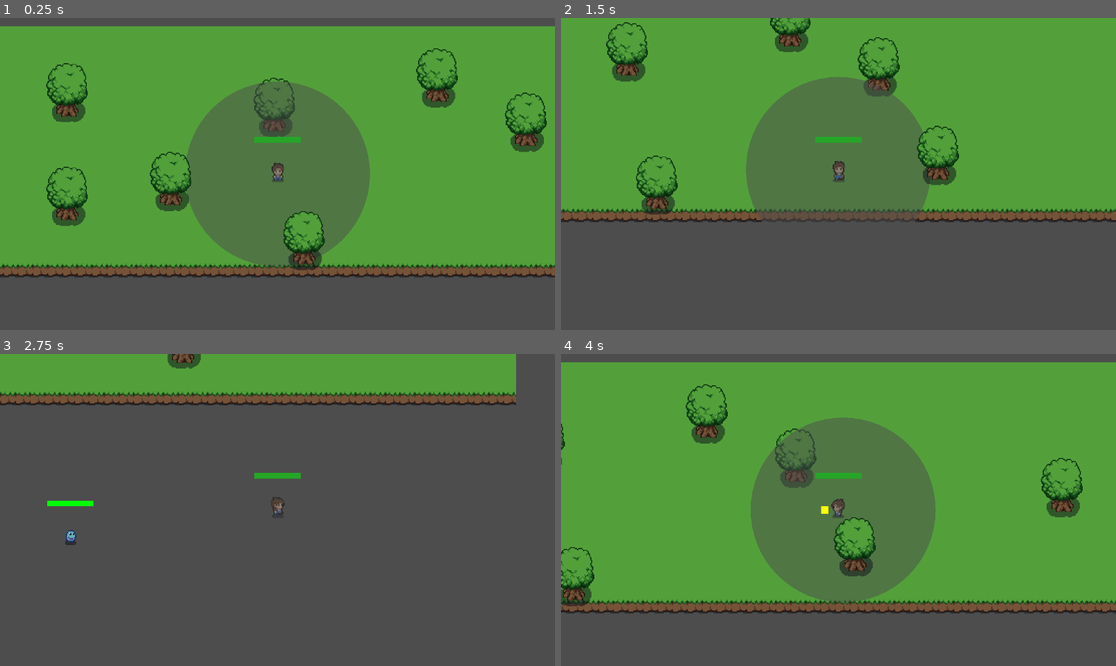
Above: before the commit, frames 1-4 (two rows, left to right).
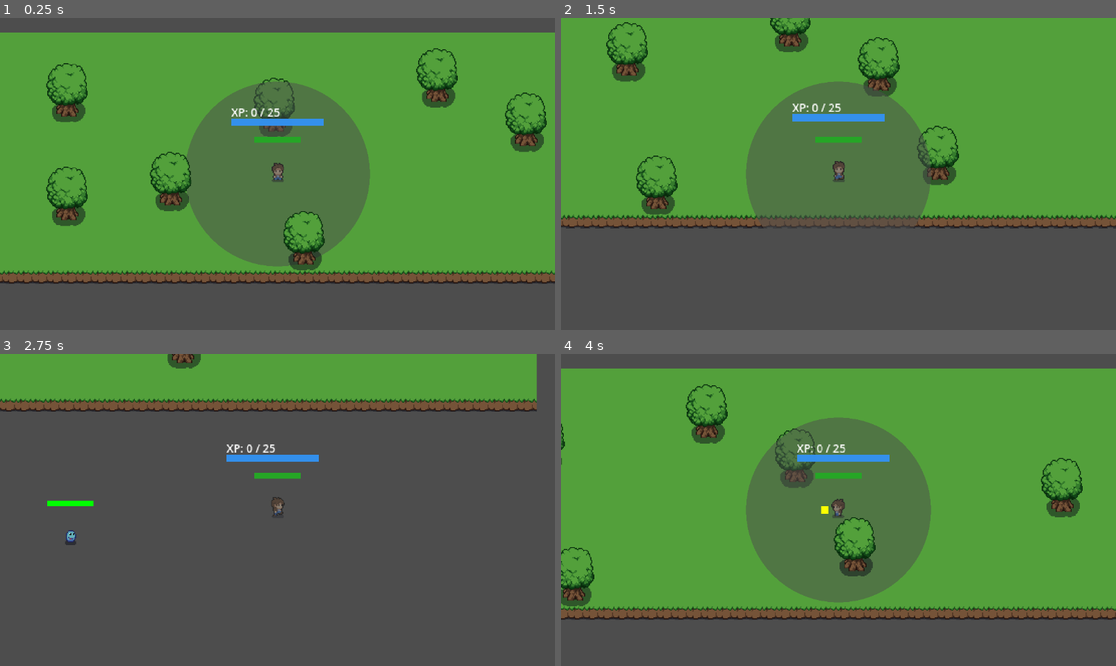
Above: after the commit, the same moments.

Repository: lujack88/survivor_game_clone
Game: Godot game, scene res://scenes/world.tscn
Two runs of this game, one before a commit and one after it. Both use one fixed random seed, a clock stepped at 60 frames per second and the inputs below.
Inputs:
- Up to frame 1 (0.25 s): no input
- Up to frame 2 (1.5 s): tap Enter (ui_accept) at 0.5, 0.77 s; hold D (move_right) 0.53-1.28 s; hold S (move_down) from 1.28 s (still down)
- Up to frame 3 (2.75 s): tap Enter (ui_accept) at 1.52 s; release S (move_down) at 2.03 s; hold D (move_right) from 2.03 s (still down)
- Up to frame 4 (4 s): release D (move_right) at 2.78 s; hold W (move_up) 2.78-3.53 s; tap Enter (ui_accept) at 3.02, 3.77 s; hold A (move_left) from 3.53 s (still down)

The runs differ from the first frame. In frame 1, 8.1% of the frame differs, in the area x 0-100%, y 2-86%; in frame 2, 6.1%; in frame 3, 6.4%; in frame 4, 9.1%.

Commit message:
bug fixes
fixed garlic weapon circle delay

fixed xp bar not displaying
fixed xp text not displaying

Diff:
--- a/scenes/world.tscn
+++ b/scenes/world.tscn
@@ -274,6 +274,7 @@
 script = ExtResource("1_qfnet")
 
 [node name="TileMapLayer" type="TileMapLayer" parent="."]
+position = Vector2(22, 7)
 tile_map_data = PackedByteArray("AADm//f/AAACAAUAAADm//j/AAACAAUAAADm//n/AAACAAUAAADm//r/AAACAAUAAADm//v/AAACAAUAAADm// …(17872 unchanged characters)…
 tile_set = SubResource("TileSet_4wyf3")
 
--- a/scripts/LevelSystem.gd
+++ b/scripts/LevelSystem.gd
@@ -87,7 +87,7 @@
 	level_text.position = player_pos + Vector2(-50, -60)
 
 	# Add to scene
-	get_tree().current_scene.add_child(level_text)
+	get_tree().current_scene.add_child.call_deferred(level_text)
 
 	# Animate and remove after 2 seconds
 	var tween = create_tween()
@@ -101,7 +101,7 @@
 	xp_bar_container.set_anchors_and_offsets_preset(Control.PRESET_TOP_LEFT)
 	xp_bar_container.position = Vector2(-50, -60)  # Position above HP bar
 	xp_bar_container.size = Vector2(100, 8)
-	get_tree().current_scene.add_child(xp_bar_container)
+	get_tree().current_scene.add_child.call_deferred(xp_bar_container)
 
 	# Create background (dark for unfilled XP)
 	xp_bar_background = ColorRect.new()
@@ -123,7 +123,7 @@
 	xp_text.position = Vector2(-50, -75)
 	xp_text.add_theme_font_size_override("font_size", 12)
 	xp_text.modulate = Color.WHITE
-	get_tree().current_scene.add_child(xp_text)
+	get_tree().current_scene.add_child.call_deferred(xp_text)
 
 func update_xp_bar():
 	if not xp_bar_fill or not xp_text:
--- a/scripts/garlic.gd
+++ b/scripts/garlic.gd
@@ -10,7 +10,6 @@
 var area_2d: Area2D
 var collision_shape: CollisionShape2D
 var circle_shape: CircleShape2D
-var redraw_timer: Timer
 func _ready():
 	# Create the Area2D for detection
 	area_2d = Area2D.new()
@@ -37,16 +36,12 @@
 	# Update radius
 	circle_shape.radius = radius
 
-		# Create high-frequency redraw timer
-	redraw_timer = Timer.new()
-	redraw_timer.wait_time = 0.003333  # 3.33ms = 300 times per second
-	redraw_timer.timeout.connect(_on_redraw_timer)
-	redraw_timer.autostart = true
-	add_child(redraw_timer)
-
 func _process(_delta):
-	# Follow the player position
-	global_position = Player.global_position_ref
+	# Get player directly for immediate position updates
+	var player = get_tree().get_first_node_in_group("player")
+	if player:
+		global_position = player.global_position
+	queue_redraw()  # Redraw every frame for smooth tracking
 
 func _draw():
 	# Draw dark grey semi-transparent circle
@@ -59,6 +54,3 @@
 	# Damage each mob
 	for body in bodies_in_area:
 		body.take_damage(dmg)
-
-func _on_redraw_timer():
-	queue_redraw()
--- a/scripts/projectile.gd
+++ b/scripts/projectile.gd
@@ -41,7 +41,7 @@
 	collision_shape.shape = circle_shape
 	add_child(collision_shape)
 
-func _physics_process(delta):
+func _physics_process(_delta):
 	# Move in the set direction
 	velocity = direction * speed
 	move_and_slide()
--- a/scripts/slime.gd
+++ b/scripts/slime.gd
@@ -118,9 +118,9 @@
 	print("Slime died!")
 
 	# Give XP to player
-	var player = get_tree().get_first_node_in_group("player")
-	if player and player.has_method("give_xp"):
-		player.give_xp(5)  # 5 XP per slime kill
+	var player_node = get_tree().get_first_node_in_group("player")
+	if player_node and player_node.has_method("give_xp"):
+		player_node.give_xp(5)  # 5 XP per slime kill
 
 	# Optional: Drop items, play death animation, etc.
 	# $AnimationPlayer.play("death")  # if you have death animation
